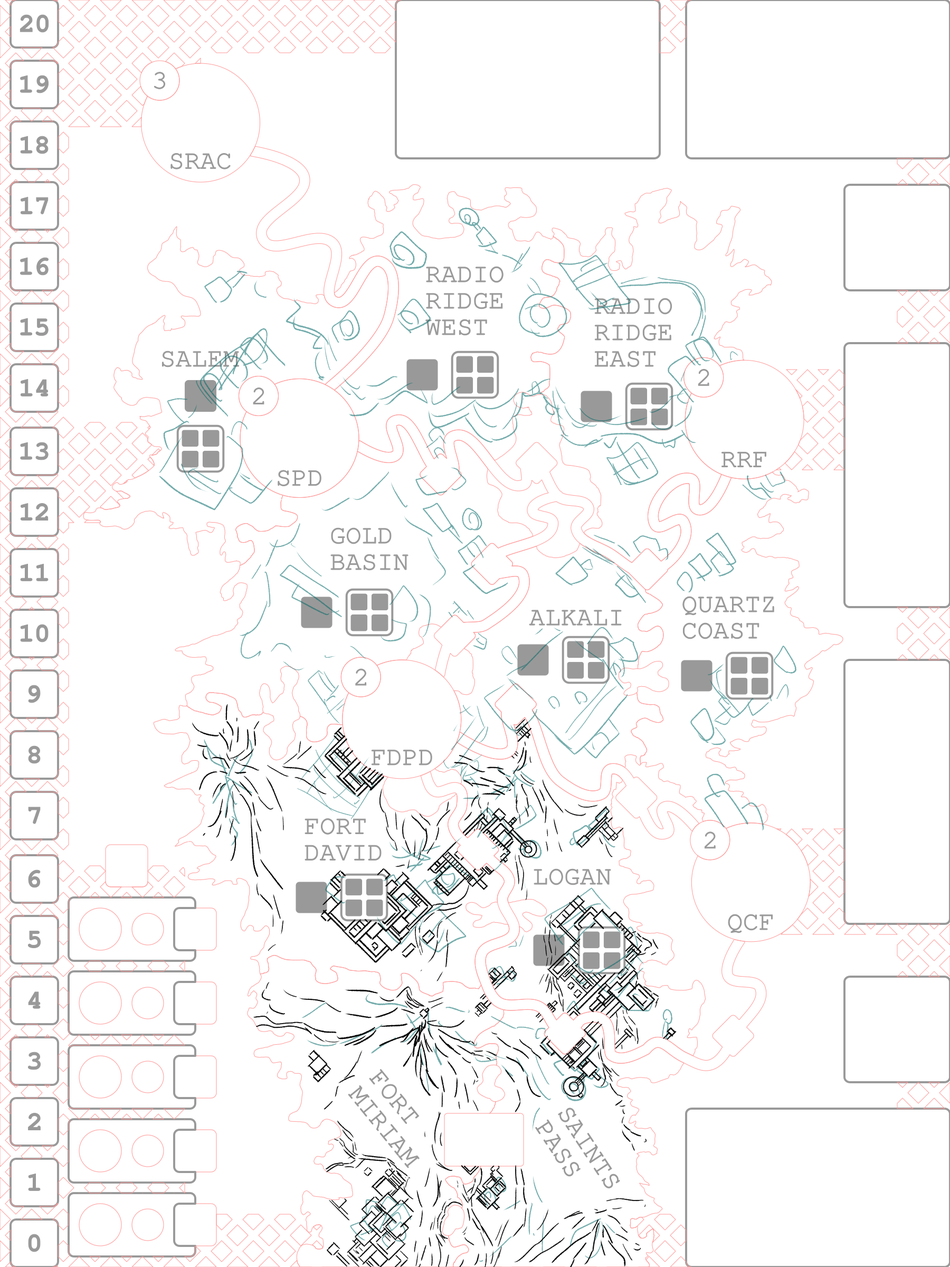
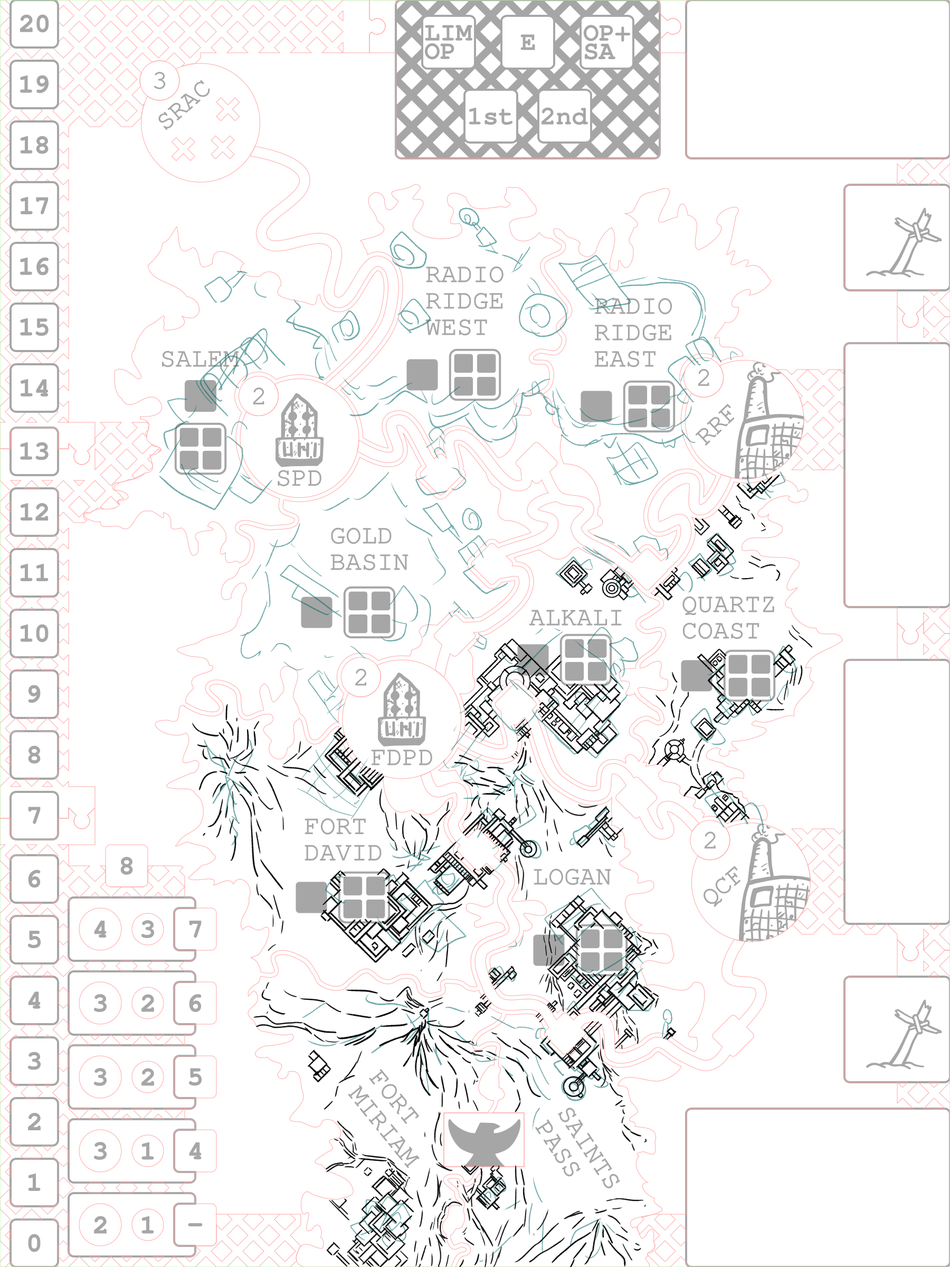
Revision of a layered 950 × 1267 image; what changed, layer by layer:
removed layer "Factory" from group "Territoreiss" over <box>721,945,761,980</box>
added layer "Alkali" in group "Territoreiss" over <box>439,540,676,777</box>
added layer "Quartz Coast" in group "Territoreiss" over <box>641,472,845,845</box>
painted on "Fort David" over <box>168,675,507,1014</box>
painted on "Logan" over <box>439,709,710,1081</box>
painted on "Fort miriam" over <box>236,979,507,1267</box>
painted on "sketch" over <box>135,202,811,1267</box>
hid "ref", painted on it over <box>0,0,950,1267</box>
painted on "Paint Layer 1" over <box>0,0,950,1267</box>
